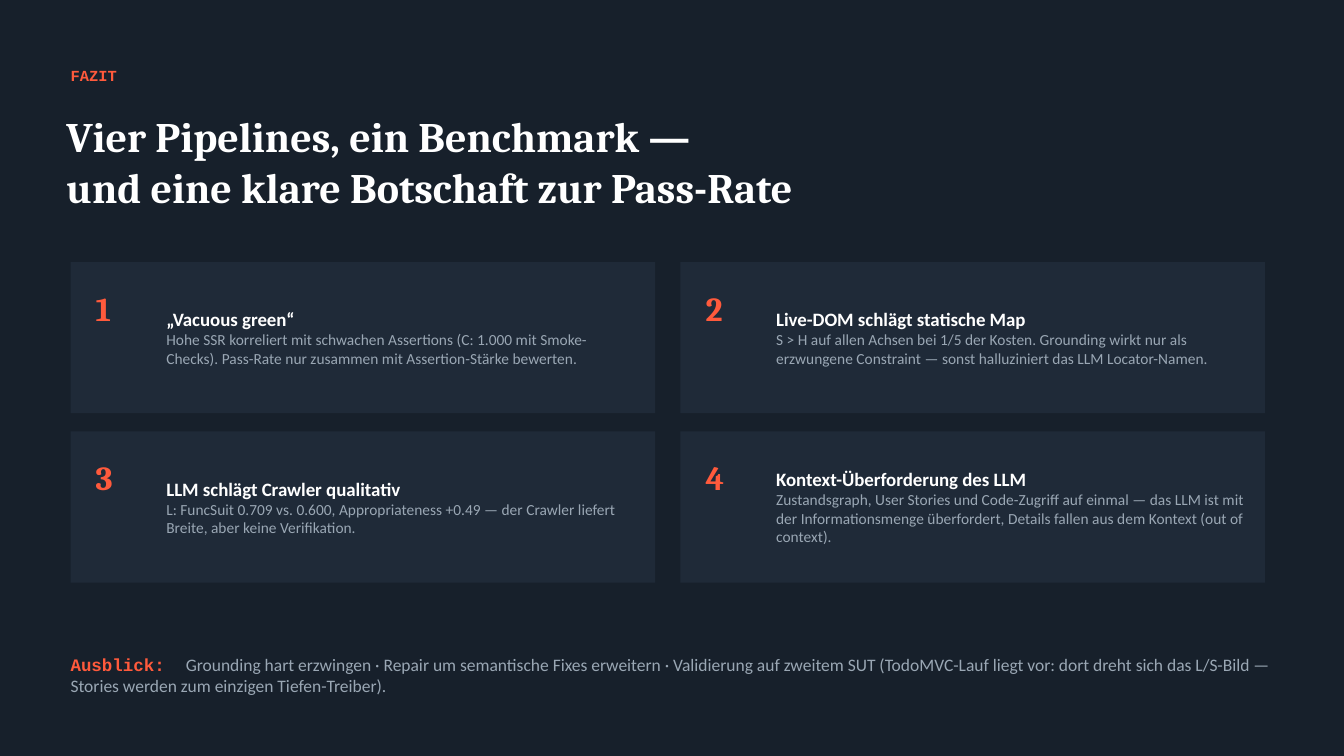
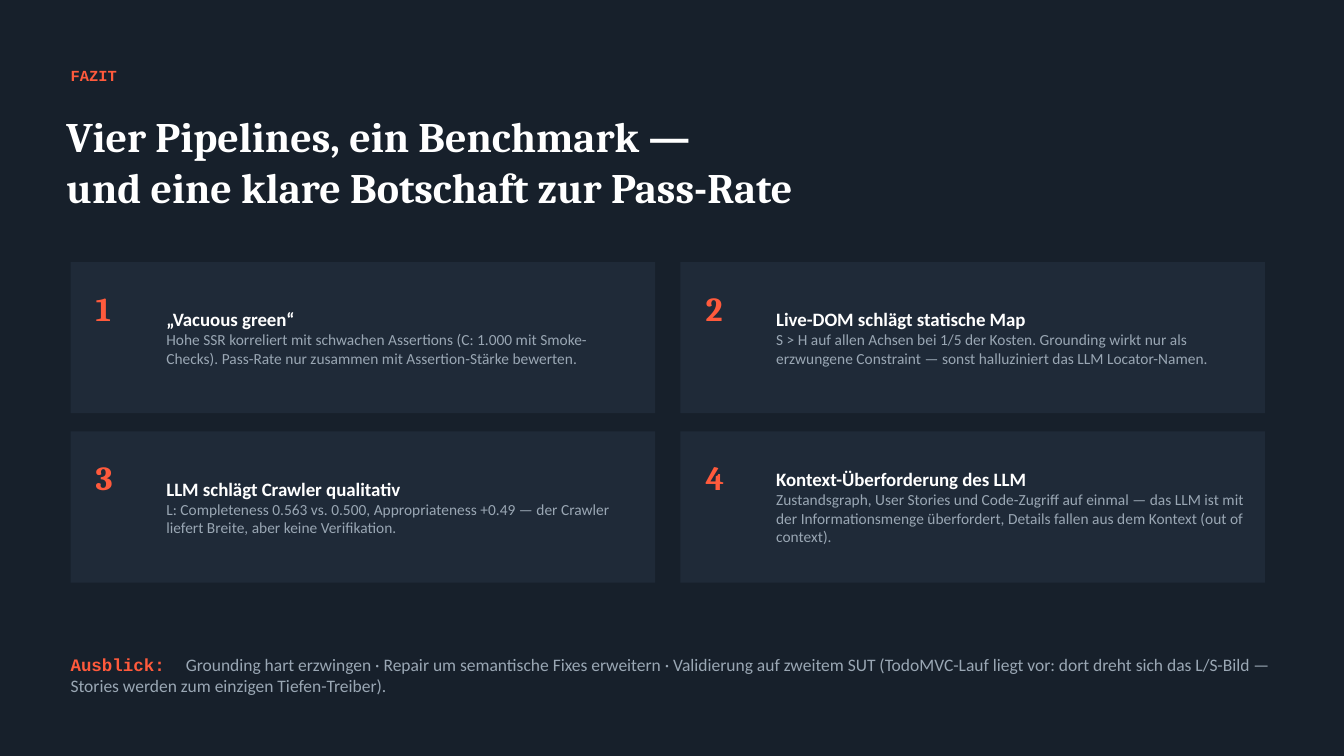
Before and after one commit to philippmelikidis/testgeneration-benchmark, a slide deck: slide 17 of presentation/Endpraesentation_LLM_vs_Crawler_v2.pptx. Drawn at 1344x756 pixels with LibreOffice and Linux fonts; fonts in the diff are those of the drawing. Boxes give left, top, right and bottom in pixels: in the first picture for what was removed or moved away, otherwise in the second. Text is boxed around its words. In the diff, an @@ line names an element or a change of style, - is before the commit and + after.

```diff
--- a/presentation/Endpraesentation_LLM_vs_Crawler_v2.pptx
+++ b/presentation/Endpraesentation_LLM_vs_Crawler_v2.pptx
@@ text at box(166, 482, 609, 535): text changed @@
-LLM schlägt Crawler qualitativ
-L: FuncSuit 0.709 vs. 0.600, Appropriateness +0.49 — der Crawler liefert Breite, aber keine Verifikation.
+LLM schlägt Crawler qualitativ
+L: Completeness 0.563 vs. 0.500, Appropriateness +0.49 — der Crawler liefert Breite, aber keine Verifikation.
```
Also in this commit, not shown: 6 other slides changed, 3 other files.
